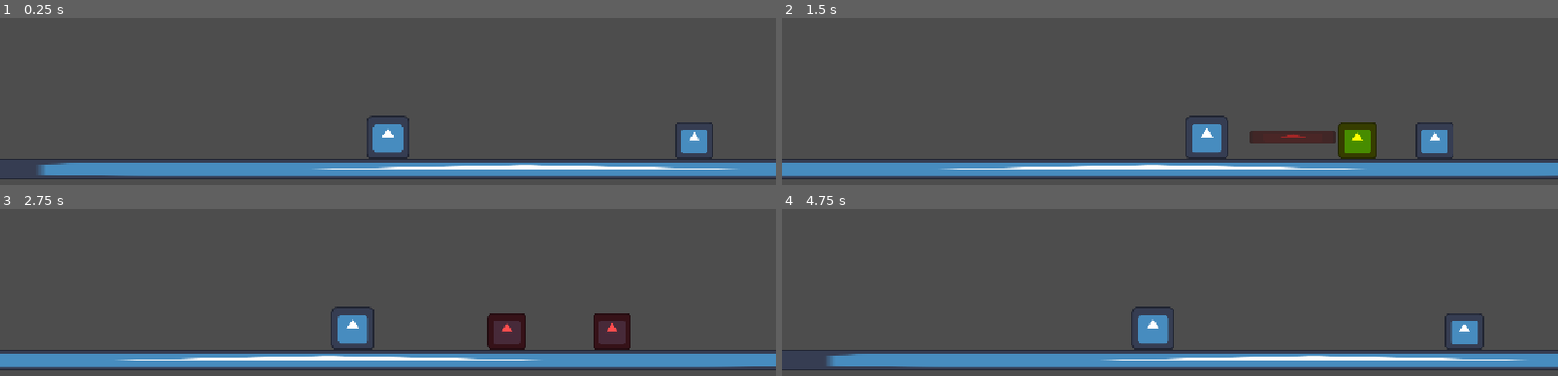
Above: before the commit, frames 1-4 (two rows, left to right).
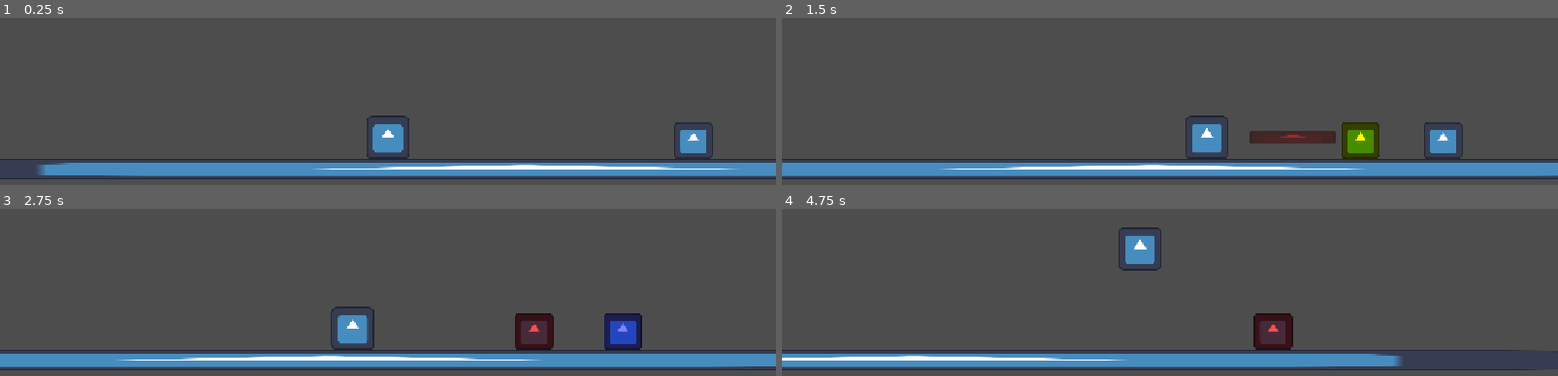
Above: after the commit, the same moments.

Repository: grigorevion/olonkhoslaher
Game: Godot game, scene res://world/levels/TestLevel.tscn
The game is run twice, just before and just after one commit, with the same random seed, the same clock (stepped at 60 frames per second) and the same inputs. The engine's default icon, where the game draws it, is replaced by a stand-in: a white triangle on a blue panel in a dark square.
Inputs (mouse positions are in pixels of both pictures, inside the frame that each line leads up to):
- Up to frame 1 (0.25 s): no input
- Up to frame 2 (1.5 s): move the mouse to (outside the picture) at 0.52 s; hold D (move_right) from 0.53 s (still down); click (outside the picture) at 0.6 s; tap Space (jump) at 0.77 s; move the mouse to (outside the picture) at 1.27 s; click (outside the picture) at 1.35 s
- Up to frame 3 (2.75 s): tap Space (jump) at 1.52 s; move the mouse to (outside the picture) at 2.02 s; release D (move_right) at 2.03 s; hold A (move_left) from 2.03 s (still down); click (outside the picture) at 2.1 s
- Up to frame 4 (4.75 s): move the mouse to (1131, 270) at 2.77 s; release A (move_left) at 2.78 s; hold D (move_right) 2.78-4.28 s; click (1131, 270) at 2.85 s; tap Space (jump) at 3.02, 3.77, 4.52 s; move the mouse to (1402, 249) at 3.52 s; click (1402, 249) at 3.6 s; move the mouse to (outside the picture) at 4.27 s; hold A (move_left) from 4.28 s (still down); click (outside the picture) at 4.35 s

The runs differ from the first frame. In frame 1, 0.1% of the frame differs, in the area x 86-92%, y 62-85%; in frame 2, 0.8%; in frame 3, 3.1%; in frame 4, 7.3%, in the area x 0-100%, y 10-97%.

Commit message:
Система состояний

Diff:
--- /dev/null
+++ b/components/ai/StateAlert.tscn
@@ -0,0 +1,6 @@
+[gd_scene format=3 uid="uid://34eavyveok6h"]
+
+[ext_resource type="Script" uid="uid://b2834x8jjtuu3" path="res://components/ai/state_alert.gd" id="1_a2ntj"]
+
+[node name="StateAlert" type="Node" unique_id=1686783635]
+script = ExtResource("1_a2ntj")
--- /dev/null
+++ b/components/ai/StateChase.tscn
@@ -0,0 +1,6 @@
+[gd_scene format=3 uid="uid://6272hoqv6bkv"]
+
+[ext_resource type="Script" uid="uid://c5rl0qytxhu1n" path="res://components/ai/state_chase.gd" id="1_288ur"]
+
+[node name="StateChase" type="Node" unique_id=1619303213]
+script = ExtResource("1_288ur")
--- /dev/null
+++ b/components/ai/StatePatrol.tscn
@@ -0,0 +1,6 @@
+[gd_scene format=3 uid="uid://cf66w8m7ckc4u"]
+
+[ext_resource type="Script" uid="uid://dtpi3qh1sm3q1" path="res://components/ai/state_patrol.gd" id="1_682b5"]
+
+[node name="StatePatrol" type="Node" unique_id=1287048317]
+script = ExtResource("1_682b5")
--- /dev/null
+++ b/components/ai/StateReturn.tscn
@@ -0,0 +1,6 @@
+[gd_scene format=3 uid="uid://bnkhol1p68ysr"]
+
+[ext_resource type="Script" uid="uid://dn5p0dyqnn3q2" path="res://components/ai/state_return.gd" id="1_b2u3m"]
+
+[node name="StateReturn" type="Node" unique_id=1310868612]
+script = ExtResource("1_b2u3m")
--- /dev/null
+++ b/components/ai/state.gd
@@ -0,0 +1,15 @@
+extends Node
+
+var state_machine
+
+func enter() -> void:
+	pass
+
+func exit() -> void:
+	pass
+
+func update(_delta: float) -> void:
+	pass
+
+func physics_update(_delta: float) -> void:
+	pass
--- /dev/null
+++ b/components/ai/state_alert.gd
@@ -0,0 +1,21 @@
+extends "res://components/ai/state.gd"
+
+var wait_timer = 0.0
+
+func enter() -> void:
+	wait_timer = 0.5
+	state_machine.parent.velocity.x = 0
+	state_machine.parent.get_node("Sprite2D").modulate = Color(1, 1, 0) # Желтый
+
+func physics_update(delta: float) -> void:
+	wait_timer -= delta
+	var enemy = state_machine.parent
+
+	# Разворачиваемся в сторону игрока
+	if enemy.player_ref.global_position.x > enemy.global_position.x:
+		enemy.get_node("Sprite2D").flip_h = false
+	else:
+		enemy.get_node("Sprite2D").flip_h = true
+
+	if wait_timer <= 0.0:
+		state_machine.transition_to("chase")
--- /dev/null
+++ b/components/ai/state_chase.gd
@@ -0,0 +1,33 @@
+extends "res://components/ai/state.gd"
+
+var turn_timer = 0.0
+var is_turning = false
+
+func enter() -> void:
+	state_machine.parent.get_node("Sprite2D").modulate = Color(1, 0.3, 0.3) # Красный
+	turn_timer = 0.0
+	is_turning = false
+
+func physics_update(delta: float) -> void:
+	var enemy = state_machine.parent
+	var target_x = enemy.player_ref.global_position.x
+	var target_dir = 1 if target_x > enemy.global_position.x else -1
+
+	# Если игрок убежал слишком далеко, забываем его и возвращаемся
+	if enemy.global_position.distance_to(enemy.player_ref.global_position) > enemy.detection_radius * 1.5:
+		state_machine.transition_to("return")
+		return
+
+	if target_dir != enemy.direction and not is_turning:
+		is_turning = true
+		turn_timer = 0.3
+
+	if is_turning:
+		turn_timer -= delta
+		enemy.velocity.x = 0
+		if turn_timer <= 0.0:
+			enemy.direction = target_dir
+			enemy.get_node("Sprite2D").flip_h = enemy.direction < 0
+			is_turning = false
+	else:
+		enemy.velocity.x = enemy.direction * enemy.chase_speed
--- /dev/null
+++ b/components/ai/state_machine.gd
@@ -0,0 +1,28 @@
+extends Node
+
+var parent: CharacterBody2D
+var current_state = null
+var states: Dictionary = {}
+
+func add_state(state_name: String, state_node) -> void:
+	states[state_name] = state_node
+	state_node.state_machine = self
+
+func transition_to(state_name: String) -> void:
+	if not states.has(state_name):
+		print("Ошибка: Состояние '", state_name, "' не найдено!")
+		return
+
+	if current_state:
+		current_state.exit()
+
+	current_state = states[state_name]
+	current_state.enter()
+
+func _physics_process(delta: float) -> void:
+	if current_state:
+		current_state.physics_update(delta)
+
+func _process(delta: float) -> void:
+	if current_state:
+		current_state.update(delta)
--- /dev/null
+++ b/components/ai/state_patrol.gd
@@ -0,0 +1,41 @@
+extends "res://components/ai/state.gd"
+
+var wait_timer = 0.0
+var direction = 1
+var patrol_distance = 150.0
+var start_position = Vector2.ZERO
+
+# Вызывается при входе в это состояние (когда враг начинает патрулировать)
+func enter() -> void:
+	start_position = state_machine.parent.global_position
+	direction = [-1, 1].pick_random()
+	state_machine.parent.get_node("Sprite2D").flip_h = direction < 0
+	wait_timer = 0.0
+
+# Вызывается каждый кадр физики
+func physics_update(delta: float) -> void:
+	var enemy = state_machine.parent
+
+	# Меняем цвет на белый (патруль)
+	enemy.get_node("Sprite2D").modulate = Color(1, 1, 1)
+
+	if wait_timer > 0.0:
+		wait_timer -= delta
+		enemy.velocity.x = 0
+	else:
+		enemy.velocity.x = direction * enemy.speed
+
+		# Проверка краев
+		if enemy.global_position.x > start_position.x + patrol_distance:
+			direction = -1
+			enemy.get_node("Sprite2D").flip_h = true
+			wait_timer = randf_range(0.5, 1.5)
+		elif enemy.global_position.x < start_position.x - patrol_distance:
+			direction = 1
+			enemy.get_node("Sprite2D").flip_h = false
+			wait_timer = randf_range(0.5, 1.5)
+
+		# Проверка стены
+		if enemy.is_on_wall():
+			direction *= -1
+			enemy.get_node("Sprite2D").flip_h = direction < 0
--- /dev/null
+++ b/components/ai/state_return.gd
@@ -0,0 +1,22 @@
+extends "res://components/ai/state.gd"
+
+var start_position = Vector2.ZERO
+
+func enter() -> void:
+	state_machine.parent.get_node("Sprite2D").modulate = Color(0.5, 0.5, 1) # Синий
+	start_position = state_machine.parent.start_position
+
+func physics_update(delta: float) -> void:
+	var enemy = state_machine.parent
+
+	if start_position.x > enemy.global_position.x:
+		enemy.direction = 1
+	else:
+		enemy.direction = -1
+
+	enemy.velocity.x = enemy.direction * enemy.speed
+	enemy.get_node("Sprite2D").flip_h = enemy.direction < 0
+
+	# Если дошли до дома — начинаем патрулировать
+	if abs(start_position.x - enemy.global_position.x) < 10.0:
+		state_machine.transition_to("patrol")
--- a/entities/enemy/Enemy.tscn
+++ b/entities/enemy/MeleeEnemy.tscn
@@ -1,8 +1,13 @@
 [gd_scene format=3 uid="uid://r03mmtoe1o1m"]
 
-[ext_resource type="Script" uid="uid://ccse7hkd5uoyi" path="res://entities/enemy/base_enemy.gd" id="1_vlrxu"]
+[ext_resource type="Script" uid="uid://ccse7hkd5uoyi" path="res://entities/enemy/base_enemy.gd" id="1_e7xor"]
 [ext_resource type="Texture2D" uid="uid://cu7dvl7b0nbvo" path="res://assets/sprites/icon.svg" id="2_ul1q5"]
 [ext_resource type="Script" uid="uid://b7qv5ien8sl4j" path="res://components/health_component.gd" id="3_cn5l5"]
+[ext_resource type="PackedScene" uid="uid://cf66w8m7ckc4u" path="res://components/ai/StatePatrol.tscn" id="4_10nk3"]
+[ext_resource type="Script" uid="uid://jcnmgajixv8r" path="res://components/ai/state_machine.gd" id="4_maky4"]
+[ext_resource type="PackedScene" uid="uid://bnkhol1p68ysr" path="res://components/ai/StateReturn.tscn" id="5_maky4"]
+[ext_resource type="PackedScene" uid="uid://34eavyveok6h" path="res://components/ai/StateAlert.tscn" id="6_l5gw1"]
+[ext_resource type="PackedScene" uid="uid://6272hoqv6bkv" path="res://components/ai/StateChase.tscn" id="7_2nhrp"]
 
 [sub_resource type="RectangleShape2D" id="RectangleShape2D_oatem"]
 size = Vector2(114, 110)
@@ -10,10 +15,10 @@
 [sub_resource type="RectangleShape2D" id="RectangleShape2D_vlrxu"]
 size = Vector2(114, 110)
 
-[node name="Enemy" type="CharacterBody2D" unique_id=1475197485]
+[node name="MeleeEnemy" type="CharacterBody2D" unique_id=1475197485]
 disable_mode = 1
 collision_layer = 4
-script = ExtResource("1_vlrxu")
+script = ExtResource("1_e7xor")
 
 [node name="Sprite2D" type="Sprite2D" parent="." unique_id=1184465285]
 position = Vector2(0, -5.9604645e-08)
@@ -34,4 +39,15 @@
 script = ExtResource("3_cn5l5")
 metadata/_custom_type_script = "uid://b7qv5ien8sl4j"
 
+[node name="StateMachine" type="Node" parent="." unique_id=2035568585]
+script = ExtResource("4_maky4")
+
+[node name="StatePatrol" parent="StateMachine" unique_id=1287048317 instance=ExtResource("4_10nk3")]
+
+[node name="StateReturn" parent="StateMachine" unique_id=1310868612 instance=ExtResource("5_maky4")]
+
+[node name="StateAlert" parent="StateMachine" unique_id=1686783635 instance=ExtResource("6_l5gw1")]
+
+[node name="StateChase" parent="StateMachine" unique_id=1619303213 instance=ExtResource("7_2nhrp")]
+
 [connection signal="body_entered" from="DamageArea" to="." method="_on_damage_area_body_entered"]
--- a/entities/enemy/base_enemy.gd
+++ b/entities/enemy/base_enemy.gd
@@ -1,151 +1,69 @@
 extends CharacterBody2D
+class_name BaseEnemy
 
 # --- НАСТРОЙКИ ---
 @export var speed = 150.0
 @export var chase_speed = 250.0
 @export var detection_radius = 500.0
-@export var leash_distance = 800.0
-@export var memory_time = 2.0
 @export var gravity = 4000.0
 @export var knockback_power = 500.0
-@export var alert_time = 0.5
-@export var turn_delay = 0.3
 
 # --- ПЕРЕМЕННЫЕ ---
 var direction = 1
 var knockback_timer = 0.0
-var wait_timer = 0.0
-var patrol_distance = 150.0
+var player_ref = null
 var start_position = Vector2.ZERO
-
-var state = "patrol"
-var player_ref = null
-var memory_timer = 0.0
-var last_known_player_pos = Vector2.ZERO
-var turn_timer = 0.0
-var is_turning = false
+var state_machine = null
 
 func _ready():
 	start_position = global_position
-	patrol_distance = randf_range(100.0, 200.0)
-	direction = [-1, 1].pick_random()
-	$Sprite2D.flip_h = direction < 0
 	player_ref = get_tree().get_first_node_in_group("player")
-	$CollisionShape2D.disabled = false
 
-	# Подключаем компонент здоровья
-	$HealthComponent.died.connect(_on_died)
+	# Подключаем здоровье
+	if has_node("HealthComponent"):
+		$HealthComponent.died.connect(_on_died)
+
+	# Находим машину состояний и настраиваем её
+	state_machine = $StateMachine
+	if state_machine:
+		state_machine.parent = self
+		state_machine.add_state("patrol", $StateMachine/StatePatrol)
+		state_machine.add_state("alert", $StateMachine/StateAlert)
+		state_machine.add_state("chase", $StateMachine/StateChase)
+		state_machine.add_state("return", $StateMachine/StateReturn)
+		state_machine.transition_to("patrol")
 
 func _physics_process(delta: float) -> void:
+	# Гравитация
 	if not is_on_floor():
 		velocity.y += gravity * delta
 
+	# Откидывание (если получили урон)
 	if knockback_timer > 0.0:
 		knockback_timer -= delta
 		velocity.x = move_toward(velocity.x, 0, 1500 * delta)
-		move_and_slide()
-		return
-
-	# 1. ОБНОВЛЕНИЕ ПАМЯТИ
-	var dist_to_player = global_position.distance_to(player_ref.global_position)
-
-	if dist_to_player < detection_radius:
-		memory_timer = memory_time
-		last_known_player_pos = player_ref.global_position
-
-		if state == "patrol":
-			state = "alert"
-			wait_timer = alert_time
 	else:
-		memory_timer -= delta
-		if memory_timer <= 0.0 and (state == "chase" or state == "alert"):
-			state = "return"
-
-	# 2. ДЕЙСТВИЯ
-	if state == "patrol":
-		$Sprite2D.modulate = Color(1, 1, 1)
-		if wait_timer > 0.0:
-			wait_timer -= delta
-			velocity.x = 0
-		else:
-			velocity.x = direction * speed
-			if global_position.x > start_position.x + patrol_distance:
-				direction = -1
-				$Sprite2D.flip_h = true
-				wait_timer = randf_range(0.5, 1.5)
-			elif global_position.x < start_position.x - patrol_distance:
-				direction = 1
-				$Sprite2D.flip_h = false
-				wait_timer = randf_range(0.5, 1.5)
-			if is_on_wall():
-				direction *= -1
-				$Sprite2D.flip_h = direction < 0
-
-	elif state == "alert":
-		$Sprite2D.modulate = Color(1, 1, 0)
-		velocity.x = 0
-		wait_timer -= delta
-
-		if last_known_player_pos.x > global_position.x:
-			$Sprite2D.flip_h = false
-		else:
-			$Sprite2D.flip_h = true
-
-		if wait_timer <= 0.0:
-			state = "chase"
-
-	elif state == "chase":
-		$Sprite2D.modulate = Color(1, 0.3, 0.3)
-
-		var target_dir = 1 if last_known_player_pos.x > global_position.x else -1
-
-		if target_dir != direction and not is_turning:
-			is_turning = true
-			turn_timer = turn_delay
-
-		if is_turning:
-			turn_timer -= delta
-			velocity.x = 0
-			if turn_timer <= 0.0:
-				direction = target_dir
-				$Sprite2D.flip_h = direction < 0
-				is_turning = false
-		else:
-			velocity.x = direction * chase_speed
-
-	elif state == "return":
-		$Sprite2D.modulate = Color(0.5, 0.5, 1)
-		if start_position.x > global_position.x:
-			direction = 1
-		else:
-			direction = -1
-
-		velocity.x = direction * speed
-		$Sprite2D.flip_h = direction < 0
-
-		if abs(start_position.x - global_position.x) < 10.0:
-			state = "patrol"
-			wait_timer = 1.0
-			turn_timer = 0.0
-			is_turning = false
+		# Если не в стане — проверяем, не увидел ли враг игрока
+		if player_ref and state_machine and state_machine.current_state == state_machine.states["patrol"]:
+			var dist = global_position.distance_to(player_ref.global_position)
+			if dist < detection_radius:
+				state_machine.transition_to("alert")
 
 	move_and_slide()
 
 func take_damage(damage_amount: int, _knockback: float = 0.0):
-	# Передаем урон в компонент здоровья
-	$HealthComponent.take_damage(damage_amount)
-	print("Враг получил урон! Осталось HP: ", $HealthComponent.current_hp)
+	if has_node("HealthComponent"):
+		$HealthComponent.take_damage(damage_amount)
+		print("Враг получил урон! Осталось HP: ", $HealthComponent.current_hp)
 
-	# Откидывание
-	if global_position.x > player_ref.global_position.x:
-		velocity.x = knockback_power
-	else:
-		velocity.x = -knockback_power
-
+	if player_ref:
+		if global_position.x > player_ref.global_position.x:
+			velocity.x = knockback_power
+		else:
+			velocity.x = -knockback_power
 	knockback_timer = 0.2
 
 func _on_died():
-	print("Враг умер!")
 	call_deferred("queue_free")
 
 func _on_damage_area_body_entered(body: Node2D) -> void:
--- /dev/null
+++ b/entities/enemy/melee_enemy.gd
@@ -0,0 +1,99 @@
+extends "res://entities/enemy/base_enemy.gd"
+
+# --- НАСТРОЙКИ УМНОГО ИИ ---
+@export var chase_speed = 250.0
+@export var detection_radius = 500.0
+@export var memory_time = 2.0
+@export var alert_time = 0.5
+@export var turn_delay = 0.3
+@export var patrol_distance = 150.0
+
+# --- ПЕРЕМЕННЫЕ ---
+var state = "patrol" # patrol, alert, chase, return
+var wait_timer = 0.0
+var memory_timer = 0.0
+var last_known_player_pos = Vector2.ZERO
+var turn_timer = 0.0
+var is_turning = false
+var start_position = Vector2.ZERO
+
+func _ready():
+	super._ready() # Вызываем базу (гравитация, поиск игрока, здоровье)
+	start_position = global_position
+	direction = [-1, 1].pick_random()
+	$Sprite2D.flip_h = direction < 0
+	$CollisionShape2D.disabled = false
+
+# Переопределяем поведение из базы
+func _update_behavior(delta: float) -> void:
+	# 1. ПАМЯТЬ
+	if player_ref:
+		var dist_to_player = global_position.distance_to(player_ref.global_position)
+		if dist_to_player < detection_radius:
+			memory_timer = memory_time
+			last_known_player_pos = player_ref.global_position
+			if state == "patrol":
+				state = "alert"
+				wait_timer = alert_time
+		else:
+			memory_timer -= delta
+			if memory_timer <= 0.0 and (state == "chase" or state == "alert"):
+				state = "return"
+
+	# 2. СОСТОЯНИЯ
+	if state == "patrol":
+		$Sprite2D.modulate = Color(1, 1, 1) # Белый
+		if wait_timer > 0.0:
+			wait_timer -= delta
+			velocity.x = 0
+		else:
+			velocity.x = direction * speed
+			if global_position.x > start_position.x + patrol_distance:
+				direction = -1
+				$Sprite2D.flip_h = true
+				wait_timer = randf_range(0.5, 1.5)
+			elif global_position.x < start_position.x - patrol_distance:
+				direction = 1
+				$Sprite2D.flip_h = false
+				wait_timer = randf_range(0.5, 1.5)
+			if is_on_wall():
+				direction *= -1
+				$Sprite2D.flip_h = direction < 0
+
+	elif state == "alert":
+		$Sprite2D.modulate = Color(1, 1, 0) # Желтый
+		velocity.x = 0
+		wait_timer -= delta
+		if last_known_player_pos.x > global_position.x: $Sprite2D.flip_h = false
+		else: $Sprite2D.flip_h = true
+		if wait_timer <= 0.0: state = "chase"
+
+	elif state == "chase":
+		$Sprite2D.modulate = Color(1, 0.3, 0.3) # Красный
+		var target_dir = 1 if last_known_player_pos.x > global_position.x else -1
+
+		if target_dir != direction and not is_turning:
+			is_turning = true
+			turn_timer = turn_delay
+
+		if is_turning:
+			turn_timer -= delta
+			velocity.x = 0
+			if turn_timer <= 0.0:
+				direction = target_dir
+				$Sprite2D.flip_h = direction < 0
+				is_turning = false
+		else:
+			velocity.x = direction * chase_speed
+
+	elif state == "return":
+		$Sprite2D.modulate = Color(0.5, 0.5, 1) # Синий
+		if start_position.x > global_position.x: direction = 1
+		else: direction = -1
+		velocity.x = direction * speed
+		$Sprite2D.flip_h = direction < 0
+		if abs(start_position.x - global_position.x) < 10.0:
+			state = "patrol"
+			wait_timer = 1.0
+			turn_timer = 0.0
+			is_turning = false
--- a/entities/player/Player.tscn
+++ b/entities/player/Player.tscn
@@ -2,6 +2,7 @@
 
 [ext_resource type="Script" uid="uid://bgl6wtnscfw2h" path="res://entities/player/player.gd" id="1_xwbi6"]
 [ext_resource type="Texture2D" uid="uid://cu7dvl7b0nbvo" path="res://assets/sprites/icon.svg" id="2_kne1u"]
+[ext_resource type="Script" uid="uid://b7qv5ien8sl4j" path="res://components/health_component.gd" id="3_l3c03"]
 
 [sub_resource type="RectangleShape2D" id="RectangleShape2D_bbxxh"]
 size = Vector2(128, 128)
@@ -41,4 +42,8 @@
 drag_top_margin = 1.0
 drag_bottom_margin = 0.1
 
+[node name="HealthComponent" type="Node" parent="." unique_id=946341635]
+script = ExtResource("3_l3c03")
+metadata/_custom_type_script = "uid://b7qv5ien8sl4j"
+
 [connection signal="body_entered" from="AttackArea" to="." method="_on_attack_area_body_entered"]
--- a/entities/player/player.gd
+++ b/entities/player/player.gd
@@ -2,6 +2,7 @@
 
 @onready var attack_area = $AttackArea
 @onready var camera = $Camera2D
+@onready var health_component = $HealthComponent
 
 # --- НАСТРОЙКИ ДВИЖЕНИЯ ---
 const SPEED = 600.0
@@ -20,13 +21,13 @@
 var coyote_timer = 0.0
 var jump_buffer_timer = 0.0
 var facing_direction = 1
-
-# --- СПИСОК УДАРЕННЫХ ВРАГОВ ---
 var hit_enemies = []
 
 func _ready():
 	attack_area.monitoring = false
 	attack_area.visible = false
+	# Подключаем сигнал смерти
+	health_component.died.connect(_on_died)
 
 func _physics_process(delta: float) -> void:
 	# --- ПРЫЖКИ И ГРАВИТАЦИЯ ---
@@ -69,7 +70,7 @@
 		attack_area.monitoring = true
 		attack_area.visible = true
 
-		hit_enemies.clear() # Очищаем список при новом ударе!
+		hit_enemies.clear()
 
 		attack_area.position.x = attack_offset * facing_direction
 		if facing_direction == -1:
@@ -91,18 +92,20 @@
 			attack_area.visible = false
 
 func _on_attack_area_body_entered(body: Node2D) -> void:
-	# ПРОВЕРКА: Если мы уже ударили этого врага за этот взмах — выходим
 	if body in hit_enemies:
 		return
 
 	if body.has_method("take_damage"):
-		hit_enemies.append(body) # Добавляем в список
+		hit_enemies.append(body)
 		body.take_damage(1)
 
 func take_damage(amount: int):
-	print("Игрок получил урон! HP: ", GameState.hp)
-	GameState.hp -= amount
+	health_component.take_damage(amount)
+	print("Игрок получил урон! HP: ", health_component.current_hp)
 
-	if GameState.hp <= 0:
-		print("Игрок умер!")
-		get_tree().reload_current_scene()
+func _on_died():
+	print("Игрок умер!")
+	call_deferred("_reload_scene")
+
+func _reload_scene():
+	get_tree().reload_current_scene()
--- a/world/levels/TestLevel.tscn
+++ b/world/levels/TestLevel.tscn
@@ -2,7 +2,7 @@
 
 [ext_resource type="Texture2D" uid="uid://cu7dvl7b0nbvo" path="res://assets/sprites/icon.svg" id="1_jgpxo"]
 [ext_resource type="PackedScene" uid="uid://c8ijvaxn8pjn8" path="res://entities/player/Player.tscn" id="2_deiis"]
-[ext_resource type="PackedScene" uid="uid://r03mmtoe1o1m" path="res://entities/enemy/Enemy.tscn" id="3_8dm5k"]
+[ext_resource type="PackedScene" uid="uid://r03mmtoe1o1m" path="res://entities/enemy/MeleeEnemy.tscn" id="3_8dm5k"]
 
 [sub_resource type="RectangleShape2D" id="RectangleShape2D_bbxxh"]
 size = Vector2(4185, 60)
@@ -23,8 +23,8 @@
 [node name="Player" parent="." unique_id=1400714358 instance=ExtResource("2_deiis")]
 position = Vector2(82, 493)
 
-[node name="Enemy" parent="." unique_id=1475197485 instance=ExtResource("3_8dm5k")]
+[node name="MeleeEnemy1" parent="." unique_id=1475197485 instance=ExtResource("3_8dm5k")]
 position = Vector2(954, 524)
 
-[node name="Enemy2" parent="." unique_id=1651737195 instance=ExtResource("3_8dm5k")]
+[node name="MeleeEnemy2" parent="." unique_id=1651737195 instance=ExtResource("3_8dm5k")]
 position = Vector2(1509, 526)
Not shown, added: components/ai/state.gd.uid
Not shown, added: components/ai/state_alert.gd.uid
Not shown, added: components/ai/state_chase.gd.uid
Not shown, added: components/ai/state_machine.gd.uid
Not shown, added: components/ai/state_patrol.gd.uid
Not shown, added: components/ai/state_return.gd.uid
Not shown, added: entities/enemy/melee_enemy.gd.uid
